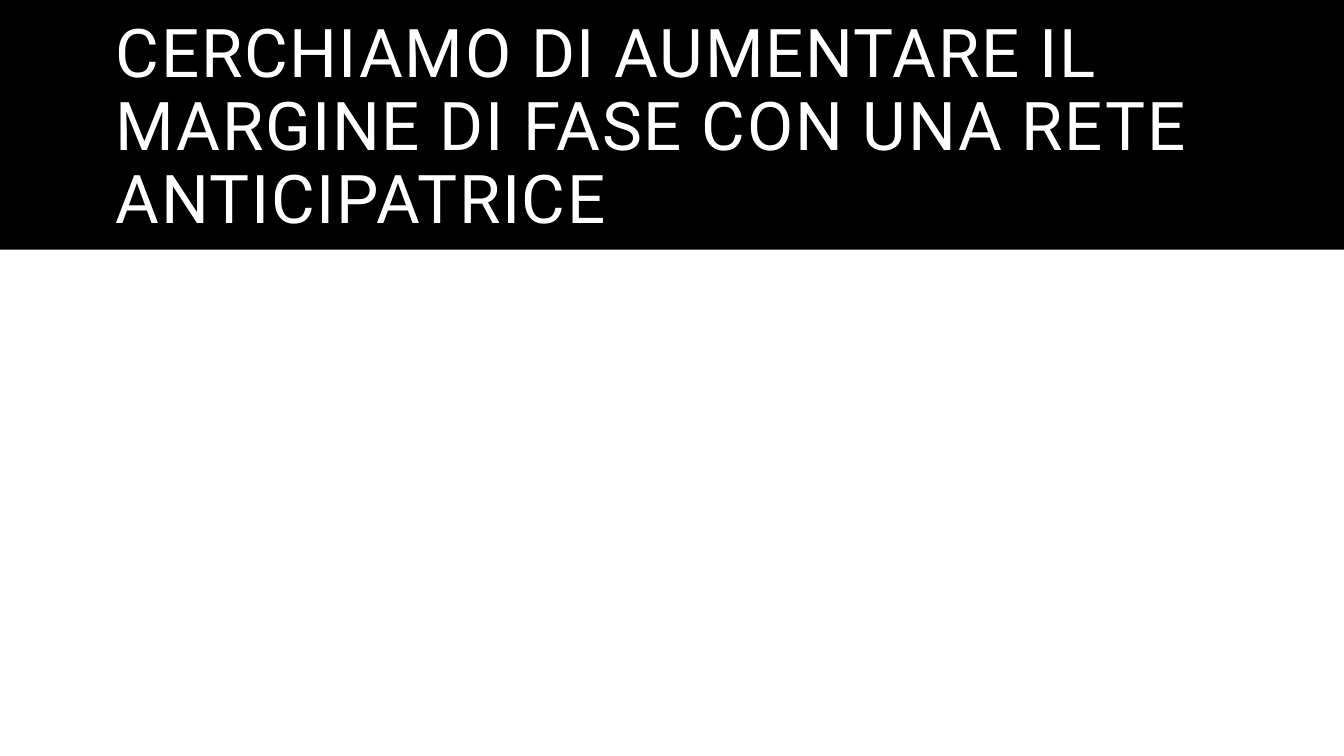
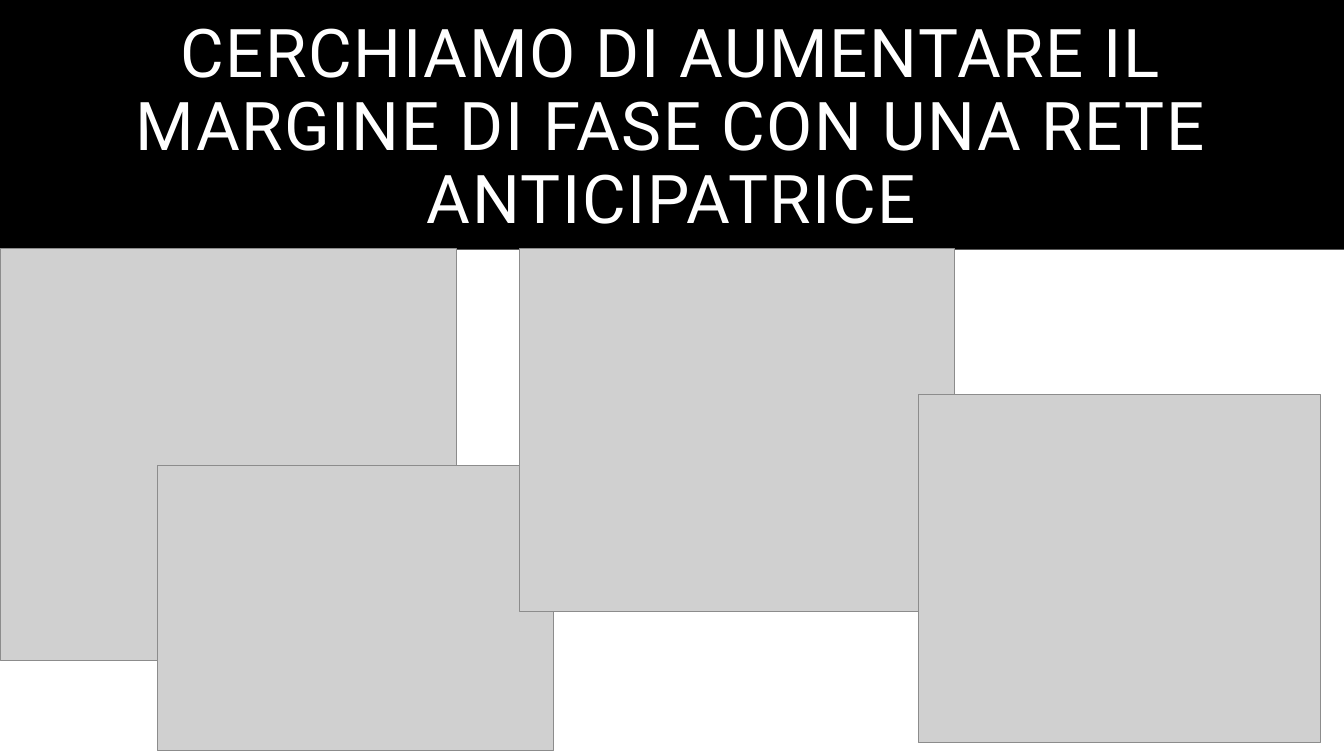
Before and after one commit to AltFed/ARL, a slide deck: slide 7 of CA.pptx (slide 10 before the commit). Drawn at 1344x756 pixels with LibreOffice and Linux fonts; fonts in the diff are those of the drawing; grey boxes stand for pictures. Boxes give left, top, right and bottom in pixels: in the first picture for what was removed or moved away, otherwise in the second. Text is boxed around its words. In the diff, an @@ line names an element or a change of style, - is before the commit and + after.

```diff
--- a/CA.pptx
+++ b/CA.pptx
@@ title "CERCHIAMO DI AUMENTARE IL MARGINE ..." at [135, 28, 1204, 224]: alignment left to centre @@
@@ picture added at [0, 249, 457, 661] @@
@@ picture added at [519, 249, 955, 612] @@
@@ picture added at [919, 395, 1321, 743] @@
@@ picture added at [157, 465, 554, 750] @@
```
Also in this commit, not shown: 8 other slides changed, 1 slide added, 4 slides removed, 2 other files.
